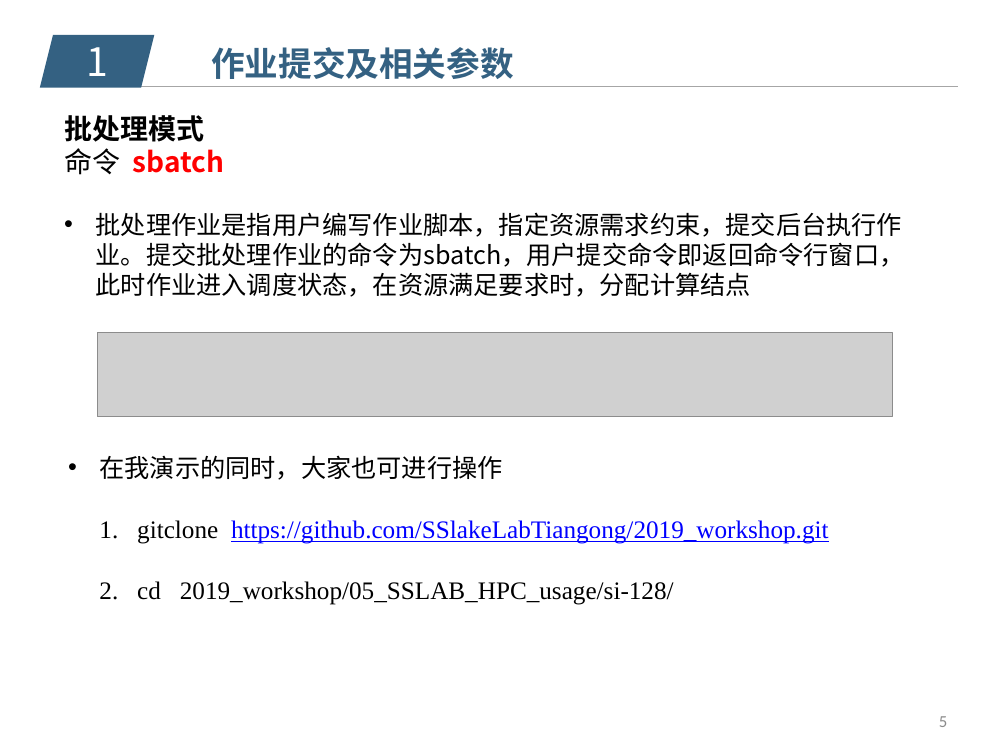
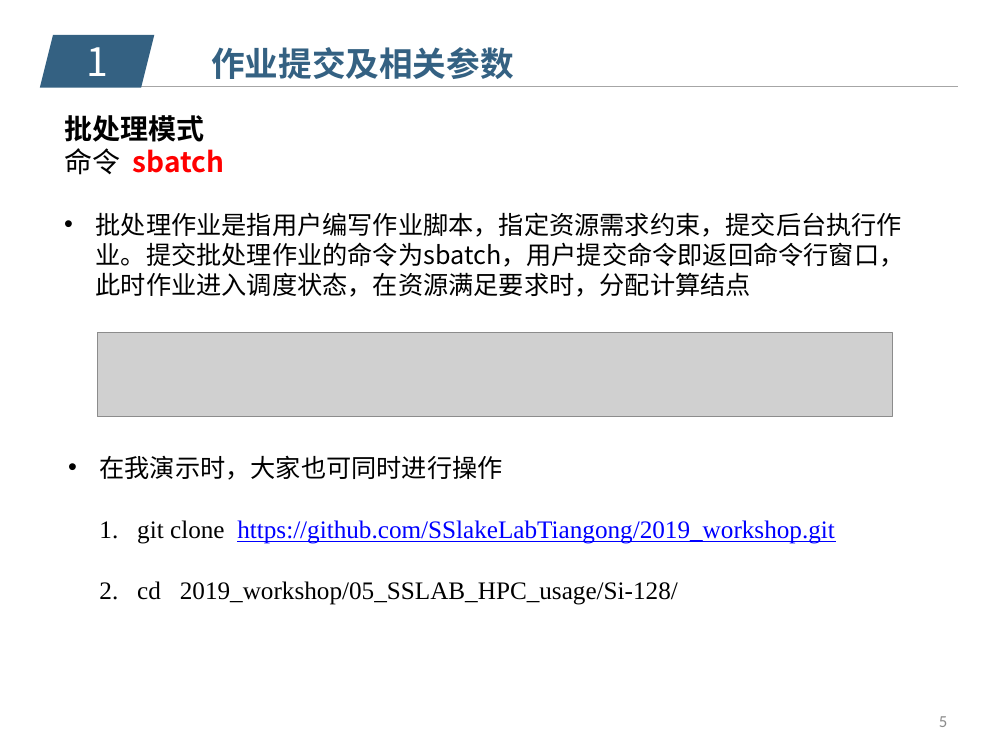
Before and after one commit to SSlakeLabTiangong/2019_workshop, a slide deck: slide 5 of 05_SSLAB_HPC_usage/HPC-Slurm.pptx. Drawn at 1008x756 pixels with LibreOffice and Linux fonts; fonts in the diff are those of the drawing; grey boxes stand for pictures; background and template pictures are left out. Boxes give left, top, right and bottom in pixels: in the first picture for what was removed or moved away, otherwise in the second. Text is boxed around its words. In the diff, an @@ line names an element or a change of style, - is before the commit and + after.

Commit message:
new PPT

```diff
--- a/05_SSLAB_HPC_usage/HPC-Slurm.pptx
+++ b/05_SSLAB_HPC_usage/HPC-Slurm.pptx
@@ text at (x1=100, y1=455, x2=503, y2=480): text changed @@
-• 在我演示的同时，大家也可进行操作
+• 在我演示时，大家也可同时进行操作
@@ text at (x1=137, y1=520, x2=835, y2=605): text changed @@
-1. gitclone https://github.com/SSlakeLabTiangong/2019_workshop.git
-2. cd 2019_workshop/05_SSLAB_HPC_usage/si-128/
+1. git clone https://github.com/SSlakeLabTiangong/2019_workshop.git
+2. cd 2019_workshop/05_SSLAB_HPC_usage/Si-128/
```
Also in this commit, not shown: 1 other slide changed.
